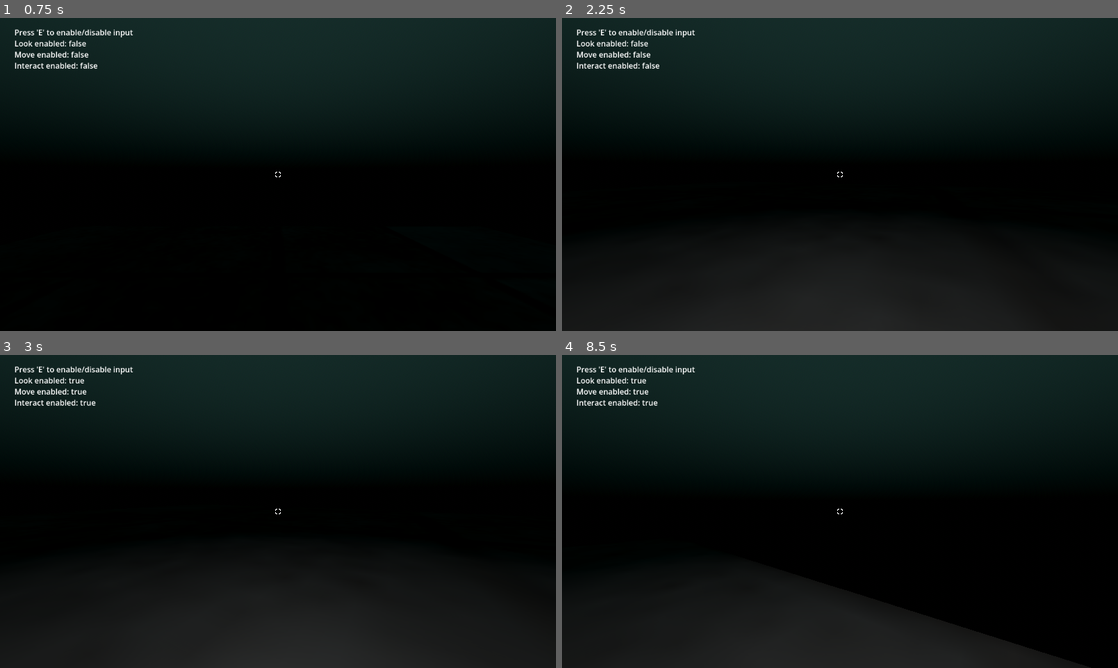
Above: before the commit, frames 1-4 (two rows, left to right).
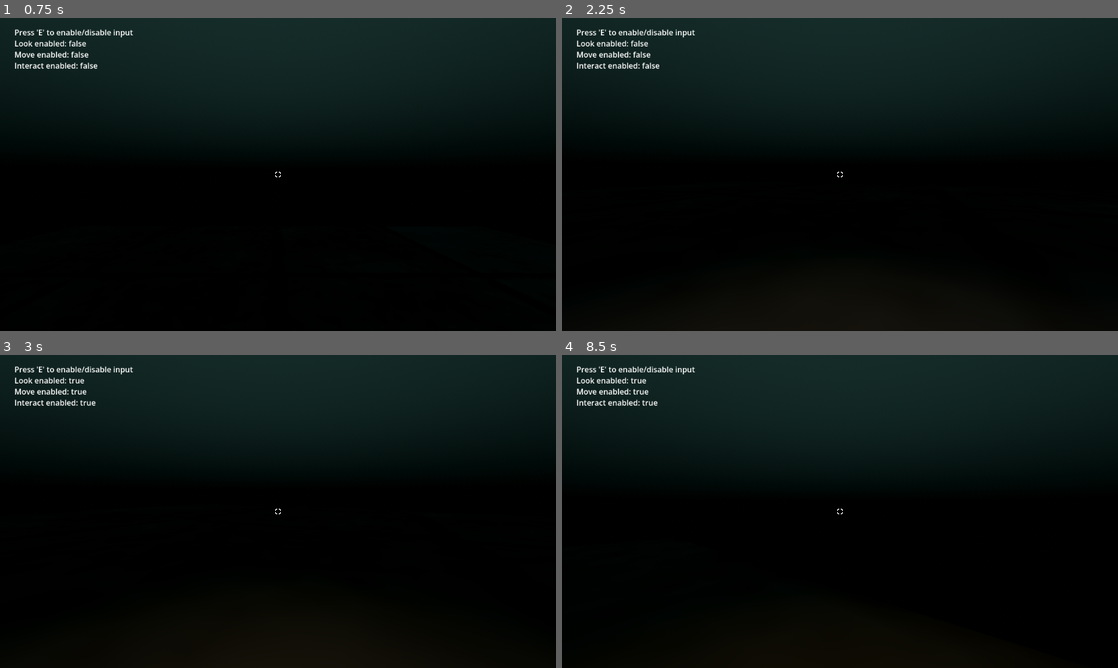
Above: after the commit, the same moments.

Repository: Area9579/Underwater-Jam
Game: Godot game, scene res://Gym/gym.tscn
The game is run twice, just before and just after one commit, with the same random seed, the same clock (stepped at 60 frames per second) and the same inputs.
Inputs (mouse positions are in pixels of both pictures, inside the frame that each line leads up to):
- Up to frame 1 (0.75 s): tap E (debug_toggle) at 0.5 s; move the mouse to (305, 174) at 0.52 s; hold W (forward) from 0.53 s (still down); hold Right mouse button (alt_interact) from 0.53 s (still down)
- Up to frame 2 (2.25 s): keep holding W (forward); tap E (debug_toggle) at 1.25, 2 s; move the mouse to (812, 174) at 1.27 s; release Right mouse button (alt_interact) at 1.28 s; click (812, 174) at 1.35 s; move the mouse to (851, 168) at 2.02 s; hold Right mouse button (alt_interact) from 2.03 s (still down)
- Up to frame 3 (3 s): keep holding W (forward); tap E (debug_toggle) at 2.75 s; move the mouse to (272, 517) at 2.77 s; release Right mouse button (alt_interact) at 2.78 s; click (272, 517) at 2.85 s
- Up to frame 4 (8.5 s): tap E (debug_toggle) at 3.5, 4.25 s; move the mouse to (878, 514) at 3.52 s; hold Right mouse button (alt_interact) 3.53-4.28 s; move the mouse to (795, 508) at 4.27 s; click (795, 508) at 4.35 s; move the mouse to (845, 511) at 5.02 s; hold Right mouse button (alt_interact) 5.03-5.78 s; move the mouse to (817, 505) at 5.77 s; release W (forward) at 5.78 s; hold D (right) 5.78-6.53 s; click (817, 505) at 5.85 s; move the mouse to (867, 511) at 6.52 s; hold Right mouse button (alt_interact) 6.53-7.28 s; hold W (forward) from 6.53 s (still down); move the mouse to (812, 511) at 7.27 s; click (812, 511) at 7.35 s; move the mouse to (851, 505) at 8.02 s; hold Right mouse button (alt_interact) from 8.03 s (still down)

Frame 1 is identical in both runs. In frame 2, 1.0% of the frame differs, in the area x 36-60%, y 87-100%; in frame 3, 11%, in the area x 19-87%, y 75-100%; in frame 4, 9.6%.

Commit message:
crank :)

Diff:
--- a/Content/ValveControlPanel/valve_control_panel.tscn
+++ b/Content/ValveControlPanel/valve_control_panel.tscn
@@ -1,12 +1,16 @@
 [gd_scene format=3 uid="uid://bika1w8r7wj1h"]
 
 [ext_resource type="PackedScene" uid="uid://ck6va6usf5n3w" path="res://Content/InteractableItems/ValveControlPanel/HandCrank/hand_crank.tscn" id="1_nck1r"]
+[ext_resource type="PackedScene" uid="uid://btqo87i6iavnt" path="res://Content/ValveControlPanel/valve_control_panel_value_display.tscn" id="2_gbaq8"]
 
 [sub_resource type="PrismMesh" id="PrismMesh_g4v7s"]
 size = Vector3(0.855, 1.365, 2.71)
 
 [sub_resource type="StandardMaterial3D" id="StandardMaterial3D_g4v7s"]
 albedo_color = Color(0.48178947, 0.48178947, 0.48178947, 1)
+
+[sub_resource type="BoxMesh" id="BoxMesh_g4v7s"]
+size = Vector3(0.14361572, 0.95458984, 1.331543)
 
 [node name="ValveControlPanel" type="Node3D" unique_id=118694957]
 
@@ -20,3 +24,10 @@
 
 [node name="HandCrank" parent="RotationHelper" unique_id=922139481 instance=ExtResource("1_nck1r")]
 transform = Transform3D(1, 0, 0, 0, 1, 0, 0, 0, 1, -0.5802077, 0.49286887, 0.71778667)
+
+[node name="SubViewportContainer" parent="." unique_id=1275174229 instance=ExtResource("2_gbaq8")]
+visible = false
+
+[node name="MeshInstance3D2" type="MeshInstance3D" parent="." unique_id=1054979006]
+transform = Transform3D(0.95315176, -0.30249235, 0, 0.30249235, 0.95315176, 0, 0, 0, 1, 0.15223972, 0.6482248, -0.4280019)
+mesh = SubResource("BoxMesh_g4v7s")
--- /dev/null
+++ b/Content/ValveControlPanel/valve_control_panel_value_display.tscn
@@ -0,0 +1,27 @@
+[gd_scene format=3 uid="uid://btqo87i6iavnt"]
+
+[ext_resource type="Texture2D" uid="uid://yy8cov5i0jg4" path="res://Content/ValveControlPanel/Assets/dial_bg.png" id="1_f3r5k"]
+[ext_resource type="Texture2D" uid="uid://b6v2n2r4na3mf" path="res://Content/ValveControlPanel/Assets/dial_fill.png" id="2_lpr8y"]
+
+[node name="SubViewportContainer" type="SubViewportContainer" unique_id=1275174229]
+offset_right = 40.0
+offset_bottom = 40.0
+
+[node name="SubViewport" type="SubViewport" parent="." unique_id=740294854]
+handle_input_locally = false
+render_target_update_mode = 4
+
+[node name="TextureProgressBar" type="TextureProgressBar" parent="SubViewport" unique_id=835753960]
+offset_right = 196.0
+offset_bottom = 120.0
+size_flags_horizontal = 3
+size_flags_vertical = 3
+fill_mode = 4
+radial_initial_angle = 270.0
+radial_fill_degrees = 180.0
+radial_center_offset = Vector2(0, 137.925)
+nine_patch_stretch = true
+texture_under = ExtResource("1_f3r5k")
+texture_progress = ExtResource("2_lpr8y")
+texture_progress_offset = Vector2(0, 0.455)
+tint_progress = Color(0.59880275, 0.9158862, 0.4925213, 1)
--- a/Gym/gym.tscn
+++ b/Gym/gym.tscn
@@ -50,12 +50,18 @@
 mesh = SubResource("PlaneMesh_g4v7s")
 surface_material_override/0 = SubResource("StandardMaterial3D_qpgtp")
 
+[node name="OmniLight3D" type="OmniLight3D" parent="." unique_id=1407712170]
+transform = Transform3D(1, 0, 0, 0, 1, 0, 0, 0, 1, 0.4823227, 2.9413385, 0)
+omni_range = 8.380016
+
 [node name="Player" parent="." unique_id=1495724798 instance=ExtResource("3_1er27")]
 unique_name_in_owner = true
 transform = Transform3D(1, 0, 0, 0, 1, 0, 0, 0, 1, 0, 8.543605, 0)
 
-[node name="OmniLight3D" type="OmniLight3D" parent="Player" unique_id=1407712170]
-omni_range = 8.380016
+[node name="OmniLight3D" type="OmniLight3D" parent="Player" unique_id=1996794758]
+light_color = Color(0.89972174, 0.7158881, 0.33937347, 1)
+light_energy = 0.379
+omni_range = 4.2144146
 
 [node name="CanvasLayer" type="CanvasLayer" parent="." unique_id=2139230288]
 
--- a/project.godot
+++ b/project.godot
@@ -13,7 +13,7 @@
 config/name="Underwater Jam"
 run/main_scene="uid://dy5url2aa2syh"
 config/features=PackedStringArray("4.7", "Forward Plus")
-config/icon="res://icon.svg"
+config/icon="res://Content/icon.svg"
 
 [display]
 
@@ -29,6 +29,7 @@
 "res://Content/Player/": "red",
 "res://Content/Player/Assets/": "purple",
 "res://Content/ValveControlPanel/": "green",
+"res://Content/ValveControlPanel/Assets/": "purple",
 "res://Debug Character/": "gray",
 "res://Gym/": "green",
 "res://Gym/Assets/": "purple",
Binary file added: Content/ValveControlPanel/Assets/dial_bg.png
Not shown, added: Content/ValveControlPanel/Assets/dial_bg.png.import
Binary file added: Content/ValveControlPanel/Assets/dial_bg_color.png
Not shown, changed: Content/ValveControlPanel/Assets/dial_bg_color.png.import
Binary file added: Content/ValveControlPanel/Assets/dial_fill.png
Not shown, added: Content/ValveControlPanel/Assets/dial_fill.png.import
Binary file added: Content/ValveControlPanel/Assets/dial_needle.png
Not shown, added: Content/ValveControlPanel/Assets/dial_needle.png.import
Renamed: icon.svg -> Content/icon.svg
Not shown, added: Content/icon.svg.import
